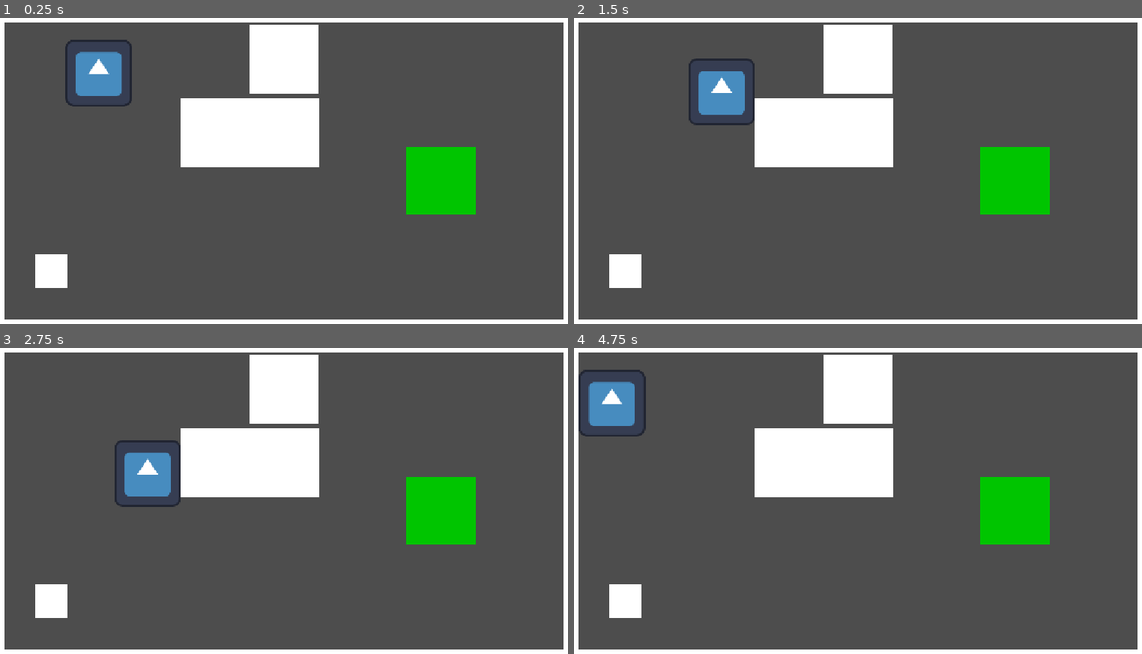
Above: before the commit, frames 1-4 (two rows, left to right).
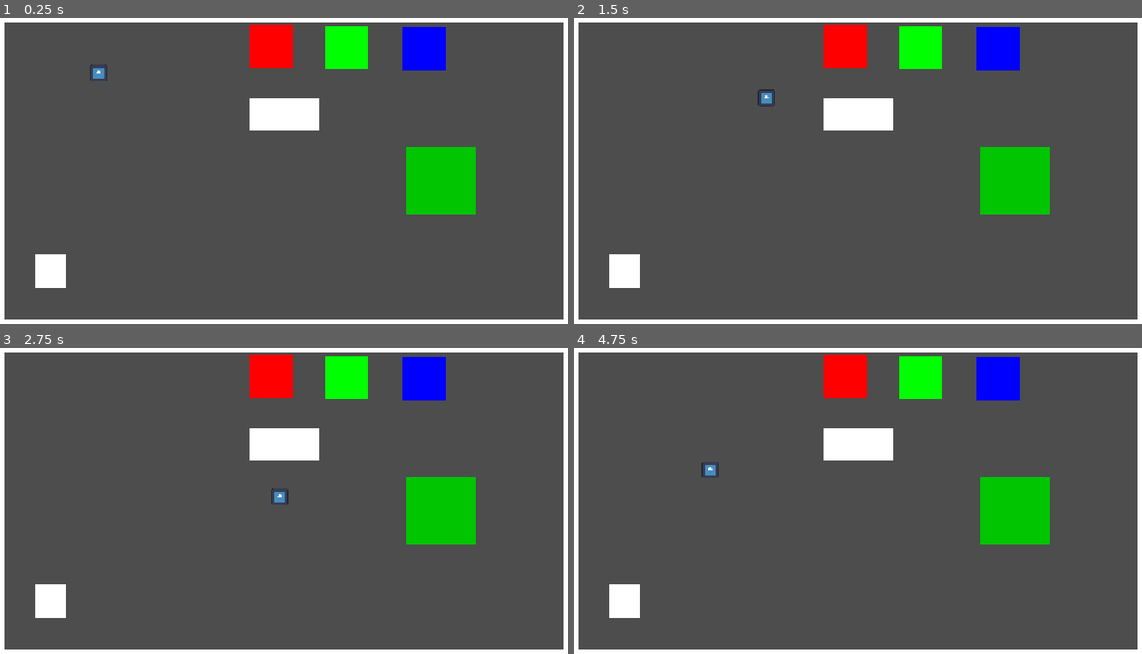
Above: after the commit, the same moments.

Repository: nicktaylor18/dead-air
Game: Godot game, scene res://scenes/Main.tscn
The game is run twice, just before and just after one commit, with the same random seed, the same clock (stepped at 60 frames per second) and the same inputs. The engine's default icon, where the game draws it, is replaced by a stand-in: a white triangle on a blue panel in a dark square.
Inputs:
- Up to frame 1 (0.25 s): no input
- Up to frame 2 (1.5 s): tap Enter at 0.5 s; hold D (Right) 0.53-1.28 s; hold E (try_connection) 0.53-1.28 s; hold S (Down) from 1.28 s (still down); tap E (try_connection) at 1.35 s
- Up to frame 3 (2.75 s): release S (Down) at 2.03 s; hold D (Right) from 2.03 s (still down); hold E (try_connection) from 2.03 s (still down)
- Up to frame 4 (4.75 s): release D (Right) at 2.78 s; release E (try_connection) at 2.78 s; hold W (Up) 2.78-3.53 s; tap E (try_connection) at 2.85, 4.35 s; hold E (try_connection) 3.53-4.28 s; hold A (Left) from 3.53 s (still down)

The runs differ from the first frame. In frame 1, 11% of the frame differs, in the area x 11-79%, y 2-89%; in frame 2, 11%; in frame 3, 11%; in frame 4, 11%, in the area x 0-79%, y 2-89%.

Commit message:
Lesson 4 - reusable scenes and composition

Diff:
--- a/scenes/Main.tscn
+++ b/scenes/Main.tscn
@@ -1,6 +1,9 @@
 [gd_scene format=3 uid="uid://d16b0uqag33fy"]
 
 [ext_resource type="PackedScene" uid="uid://8u1y2khj8aq3" path="res://scenes/Player.tscn" id="1_elqb8"]
+[ext_resource type="PackedScene" uid="uid://7fv77ooflgoa" path="res://scenes/crate.tscn" id="2_rvslj"]
+[ext_resource type="PackedScene" uid="uid://cxlwmxp86an0l" path="res://scenes/desk.tscn" id="3_rarhs"]
+[ext_resource type="PackedScene" uid="uid://decg628plhkwu" path="res://scenes/small_crate.tscn" id="4_vcsgt"]
 
 [sub_resource type="RectangleShape2D" id="RectangleShape2D_elqb8"]
 size = Vector2(40, 648)
@@ -14,15 +17,6 @@
 [sub_resource type="RectangleShape2D" id="RectangleShape2D_tj3jp"]
 size = Vector2(1152, 40)
 
-[sub_resource type="RectangleShape2D" id="RectangleShape2D_0bbpv"]
-size = Vector2(134, 131)
-
-[sub_resource type="RectangleShape2D" id="RectangleShape2D_rarhs"]
-size = Vector2(266, 131)
-
-[sub_resource type="RectangleShape2D" id="RectangleShape2D_vcsgt"]
-size = Vector2(61, 65)
-
 [sub_resource type="RectangleShape2D" id="RectangleShape2D_cl616"]
 size = Vector2(134, 131)
 
@@ -32,94 +26,81 @@
 z_index = 1
 position = Vector2(220, 136)
 collision_layer = 2
+speed = 240
 
-[node name="VertWall" type="StaticBody2D" parent="." unique_id=1786772384]
+[node name="Walls" type="Node2D" parent="." unique_id=2107968689]
 
-[node name="VertColorRect" type="ColorRect" parent="VertWall" unique_id=1506689393]
+[node name="VertWall" type="StaticBody2D" parent="Walls" unique_id=1786772384]
+
+[node name="VertColorRect" type="ColorRect" parent="Walls/VertWall" unique_id=1506689393]
 offset_right = 40.0
 offset_bottom = 648.0
 
-[node name="CollisionShape2D" type="CollisionShape2D" parent="VertWall" unique_id=1783430019]
+[node name="CollisionShape2D" type="CollisionShape2D" parent="Walls/VertWall" unique_id=1783430019]
 position = Vector2(20, 324)
 shape = SubResource("RectangleShape2D_elqb8")
 
-[node name="VertWall2" type="StaticBody2D" parent="." unique_id=670833907]
+[node name="VertWall2" type="StaticBody2D" parent="Walls" unique_id=670833907]
 position = Vector2(1112, 0)
 
-[node name="VertColorRect" type="ColorRect" parent="VertWall2" unique_id=2047623012]
+[node name="VertColorRect" type="ColorRect" parent="Walls/VertWall2" unique_id=2047623012]
 offset_right = 40.0
 offset_bottom = 648.0
 
-[node name="CollisionShape2D" type="CollisionShape2D" parent="VertWall2" unique_id=1756717895]
+[node name="CollisionShape2D" type="CollisionShape2D" parent="Walls/VertWall2" unique_id=1756717895]
 position = Vector2(20, 324)
 shape = SubResource("RectangleShape2D_dsyr7")
 
-[node name="HorWall" type="StaticBody2D" parent="." unique_id=692466476]
+[node name="HorWall" type="StaticBody2D" parent="Walls" unique_id=692466476]
 
-[node name="HorRect2" type="ColorRect" parent="HorWall" unique_id=7089906]
+[node name="HorRect2" type="ColorRect" parent="Walls/HorWall" unique_id=7089906]
 offset_right = 1152.0
 offset_bottom = 40.0
 
-[node name="CollisionShape2D" type="CollisionShape2D" parent="HorWall" unique_id=156585998]
+[node name="CollisionShape2D" type="CollisionShape2D" parent="Walls/HorWall" unique_id=156585998]
 position = Vector2(576, 20)
 shape = SubResource("RectangleShape2D_rvslj")
 
-[node name="HorWall2" type="StaticBody2D" parent="." unique_id=2089509583]
+[node name="HorWall2" type="StaticBody2D" parent="Walls" unique_id=2089509583]
 position = Vector2(0, 608)
 
-[node name="HorRect2" type="ColorRect" parent="HorWall2" unique_id=1188580449]
+[node name="HorRect2" type="ColorRect" parent="Walls/HorWall2" unique_id=1188580449]
 offset_right = 1152.0
 offset_bottom = 40.0
 
-[node name="CollisionShape2D" type="CollisionShape2D" parent="HorWall2" unique_id=617119928]
+[node name="CollisionShape2D" type="CollisionShape2D" parent="Walls/HorWall2" unique_id=617119928]
 position = Vector2(576, 20)
 shape = SubResource("RectangleShape2D_tj3jp")
 
-[node name="Crate" type="StaticBody2D" parent="." unique_id=1697362768]
+[node name="Furniture" type="Node2D" parent="." unique_id=1291483307]
+
+[node name="Crate" parent="Furniture" unique_id=273118951 instance=ExtResource("2_rvslj")]
 position = Vector2(509, 44)
+crate_color = Color(1, 0, 0, 1)
 
-[node name="CrateRect" type="ColorRect" parent="Crate" unique_id=1410009829]
-offset_right = 134.0
-offset_bottom = 131.0
-
-[node name="CollisionShape2D" type="CollisionShape2D" parent="Crate" unique_id=1013783384]
-position = Vector2(67, 65.5)
-shape = SubResource("RectangleShape2D_0bbpv")
-
-[node name="Desk" type="StaticBody2D" parent="." unique_id=726900438]
+[node name="Desk" parent="Furniture" unique_id=2109648496 instance=ExtResource("3_rarhs")]
 position = Vector2(511, 185)
 
-[node name="CrateRect" type="ColorRect" parent="Desk" unique_id=123998694]
-offset_left = -133.0
-offset_right = 134.0
-offset_bottom = 131.0
-
-[node name="CollisionShape2D" type="CollisionShape2D" parent="Desk" unique_id=1888162754]
-position = Vector2(1, 65.5)
-shape = SubResource("RectangleShape2D_rarhs")
-
-[node name="SmallCrate" type="StaticBody2D" parent="." unique_id=1719151071]
+[node name="SmallCrate" parent="Furniture" unique_id=541853133 instance=ExtResource("4_vcsgt")]
 position = Vector2(129, 514)
 
-[node name="CrateRect" type="ColorRect" parent="SmallCrate" unique_id=1052557493]
-offset_left = -32.0
-offset_top = -30.0
-offset_right = 31.0
-offset_bottom = 35.0
-
-[node name="CollisionShape2D" type="CollisionShape2D" parent="SmallCrate" unique_id=960289708]
-position = Vector2(-1.5, 2.5)
-shape = SubResource("RectangleShape2D_vcsgt")
-
-[node name="SpecialCrate" type="StaticBody2D" parent="." unique_id=836255920]
+[node name="SpecialCrate" type="StaticBody2D" parent="Furniture" unique_id=836255920]
 position = Vector2(810, 277)
 collision_layer = 4
 
-[node name="CrateRect" type="ColorRect" parent="SpecialCrate" unique_id=1124083787]
+[node name="SpCrateRect" type="ColorRect" parent="Furniture/SpecialCrate" unique_id=1124083787]
 offset_right = 134.0
 offset_bottom = 131.0
 color = Color(6.8345666e-06, 0.7738233, 1.540184e-06, 1)
 
-[node name="CollisionShape2D" type="CollisionShape2D" parent="SpecialCrate" unique_id=2145965873]
+[node name="CollisionShape2D" type="CollisionShape2D" parent="Furniture/SpecialCrate" unique_id=2145965873]
 position = Vector2(67, 65.5)
 shape = SubResource("RectangleShape2D_cl616")
+
+[node name="Crate2" parent="Furniture" unique_id=1769401921 instance=ExtResource("2_rvslj")]
+position = Vector2(655, 46)
+crate_color = Color(0, 1, 0, 1)
+
+[node name="Crate3" parent="Furniture" unique_id=1714649786 instance=ExtResource("2_rvslj")]
+position = Vector2(804, 48)
+crate_color = Color(0, 0, 1, 1)
--- a/scenes/Player.tscn
+++ b/scenes/Player.tscn
@@ -4,14 +4,14 @@
 [ext_resource type="Texture2D" uid="uid://dq1ntjlvpy570" path="res://icon.svg" id="2_3li8b"]
 
 [sub_resource type="RectangleShape2D" id="RectangleShape2D_dsyr7"]
-size = Vector2(128, 128)
+size = Vector2(32, 32)
 
 [node name="Player" type="CharacterBody2D" unique_id=176103627]
 script = ExtResource("1_v6fml")
 
 [node name="Sprite2D" type="Sprite2D" parent="." unique_id=1726025981]
+scale = Vector2(0.25, 0.25)
 texture = ExtResource("2_3li8b")
 
 [node name="CollisionShape2D" type="CollisionShape2D" parent="." unique_id=78113782]
-position = Vector2(1, 0)
 shape = SubResource("RectangleShape2D_dsyr7")
--- /dev/null
+++ b/scenes/crate.gd
@@ -0,0 +1,8 @@
+extends StaticBody2D
+
+@export var crate_color: Color
+
+@onready var crate_rect: ColorRect = $CrateRect
+
+func _ready() -> void:
+	crate_rect.color = crate_color
--- /dev/null
+++ b/scenes/crate.tscn
@@ -0,0 +1,17 @@
+[gd_scene format=3 uid="uid://7fv77ooflgoa"]
+
+[ext_resource type="Script" uid="uid://dxyh7mdudhf6d" path="res://scenes/crate.gd" id="1_b66cd"]
+
+[sub_resource type="RectangleShape2D" id="RectangleShape2D_0bbpv"]
+size = Vector2(83, 84)
+
+[node name="Crate" type="StaticBody2D" unique_id=273118951]
+script = ExtResource("1_b66cd")
+
+[node name="CrateRect" type="ColorRect" parent="." unique_id=1340505808]
+offset_right = 83.0
+offset_bottom = 83.0
+
+[node name="CollisionShape2D" type="CollisionShape2D" parent="." unique_id=1040900076]
+position = Vector2(41.5, 42)
+shape = SubResource("RectangleShape2D_0bbpv")
--- /dev/null
+++ b/scenes/desk.tscn
@@ -0,0 +1,15 @@
+[gd_scene format=3 uid="uid://cxlwmxp86an0l"]
+
+[sub_resource type="RectangleShape2D" id="RectangleShape2D_rarhs"]
+size = Vector2(135, 63)
+
+[node name="Desk" type="StaticBody2D" unique_id=2109648496]
+
+[node name="DeskRect" type="ColorRect" parent="." unique_id=2129059398]
+offset_left = -1.0
+offset_right = 134.0
+offset_bottom = 62.0
+
+[node name="CollisionShape2D" type="CollisionShape2D" parent="." unique_id=1797232736]
+position = Vector2(66.5, 31.5)
+shape = SubResource("RectangleShape2D_rarhs")
--- /dev/null
+++ b/scenes/small_crate.tscn
@@ -0,0 +1,16 @@
+[gd_scene format=3 uid="uid://decg628plhkwu"]
+
+[sub_resource type="RectangleShape2D" id="RectangleShape2D_vcsgt"]
+size = Vector2(61, 65)
+
+[node name="SmallCrate" type="StaticBody2D" unique_id=541853133]
+
+[node name="SmCrateRect" type="ColorRect" parent="." unique_id=1639407725]
+offset_left = -32.0
+offset_top = -30.0
+offset_right = 29.0
+offset_bottom = 35.0
+
+[node name="CollisionShape2D" type="CollisionShape2D" parent="." unique_id=2041554236]
+position = Vector2(-1.5, 2.5)
+shape = SubResource("RectangleShape2D_vcsgt")
Not shown, added: scenes/crate.gd.uid
